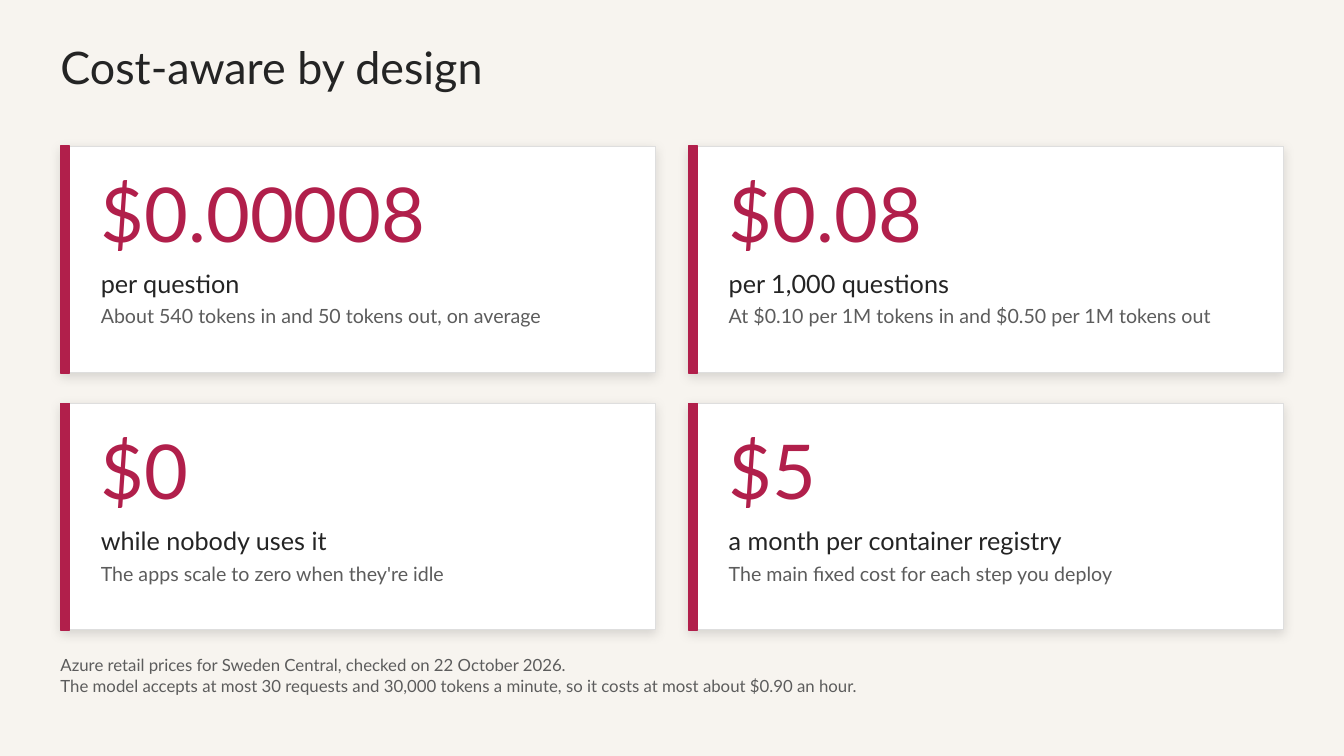
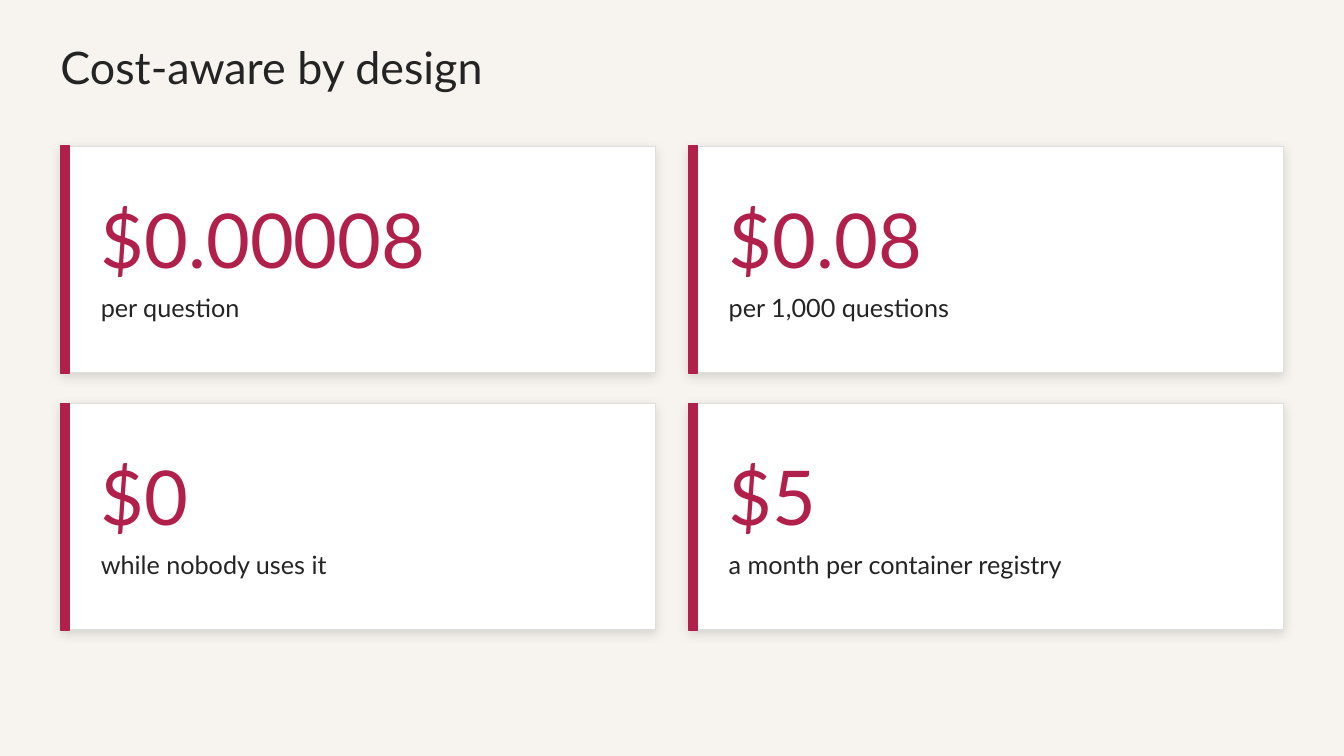
Before and after one commit to roryp/spring-ai-webstore, a slide deck: slide 12 of docs/trail-store-workshop.pptx. Drawn at 1344x756 pixels with LibreOffice and Linux fonts; fonts in the diff are those of the drawing. Boxes give left, top, right and bottom in pixels: in the first picture for what was removed or moved away, otherwise in the second. Text is boxed around its words. In the diff, an @@ line names an element or a change of style, - is before the commit and + after.

```diff
--- a/docs/trail-store-workshop.pptx
+++ b/docs/trail-store-workshop.pptx
@@ text removed at (x1=101, y1=308, x2=541, y2=327) @@
-About 540 tokens in and 50 tokens out, on average
@@ text removed at (x1=729, y1=307, x2=1210, y2=327) @@
-At $0.10 per 1M tokens in and $0.50 per 1M tokens out
@@ 8 texts moved together from (x1=101, y1=180, x2=1061, y2=555) to (x1=101, y1=206, x2=1061, y2=579) @@
@@ text removed at (x1=101, y1=566, x2=444, y2=585) @@
-The apps scale to zero when they're idle
@@ text removed at (x1=729, y1=566, x2=1112, y2=585) @@
-The main fixed cost for each step you deploy
@@ text removed at (x1=60, y1=658, x2=857, y2=695) @@
-Azure retail prices for Sweden Central, checked on 22 October 2026.
-The model accepts at most 30 requests and 30,000 tokens a minute, so it costs at most about $0.90 an hour.
```
Also in this commit, not shown: 11 other slides changed.
